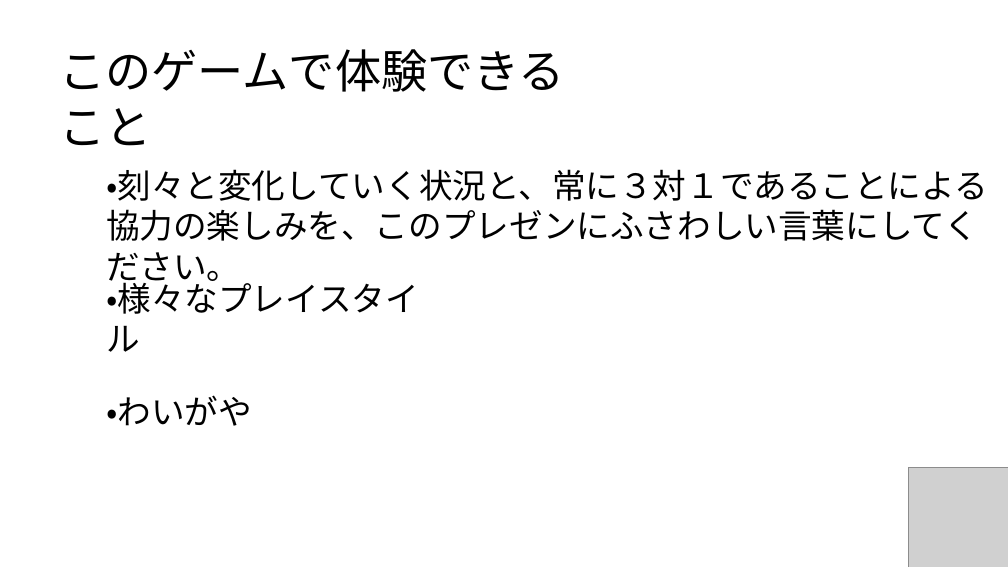
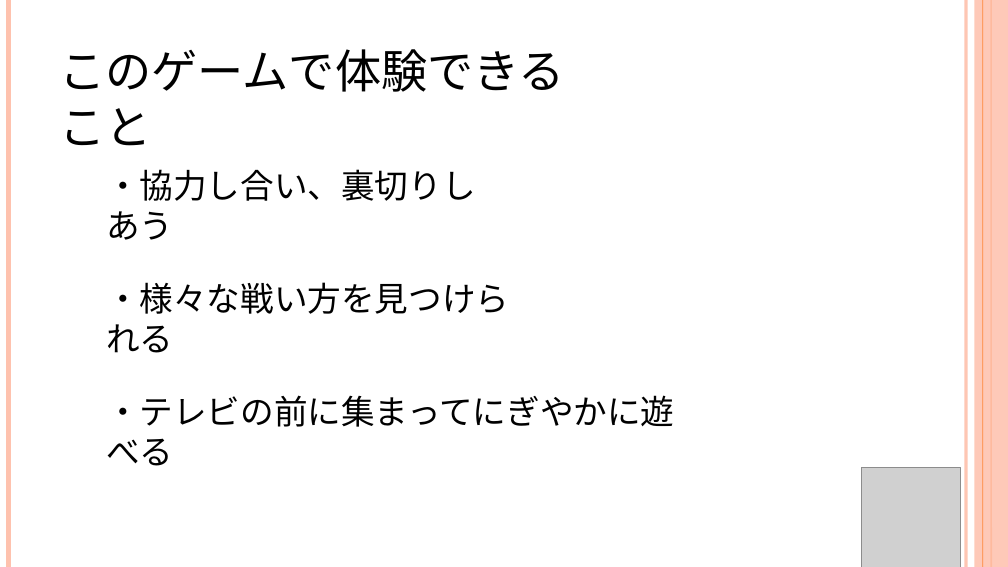
Before and after one commit to CaseStudyG18/master, a slide deck: slide 12 of プレゼン/G18_プレゼン用PWP.pptx. Drawn at 1008x567 pixels with LibreOffice and Linux fonts; fonts in the diff are those of the drawing; grey boxes stand for pictures. Boxes give left, top, right and bottom in pixels: in the first picture for what was removed or moved away, otherwise in the second. Text is boxed around its words. In the diff, an @@ line names an element or a change of style, - is before the commit and + after.

Commit message:
最新っぽいプレゼン用パワポをmasterのプレゼンフォルダに入れました。

```diff
--- a/プレゼン/G18_プレゼン用PWP.pptx
+++ b/プレゼン/G18_プレゼン用PWP.pptx
@@ line added from (8, 0) to (8, 567), #FEC3AE 4.5 pt @@
@@ line added from (966, 0) to (966, 567), #FEC3AE 3 pt @@
@@ rectangle added at (x1=975, y1=0, x2=1008, y2=567), fill #FEC3AE at 87% opacity @@
@@ line added from (983, 0) to (983, 567), #FE8637 0.75 pt @@
@@ line added from (991, 0) to (991, 567), #FE8637 1.5 pt @@
@@ text at (x1=106, y1=169, x2=476, y2=240): text changed; font Calibri to Noto Sans CJK JP @@
-・刻々と変化していく状況と、常に３対１であることによる
-協力の楽しみを、このプレゼンにふさわしい言葉にしてください。
+・協力し合い、裏切りしあう
@@ text at (x1=106, y1=282, x2=509, y2=353): text changed; font Calibri to Noto Sans CJK JP @@
-・様々なプレイスタイル
+・様々な戦い方を見つけられる
@@ text at (x1=106, y1=395, x2=674, y2=466): text changed; font Calibri to Noto Sans CJK JP @@
-・わいがや
+・テレビの前に集まってにぎやかに遊べる
@@ picture moved from (x1=909, y1=467, x2=1008, y2=567) to (x1=861, y1=467, x2=961, y2=567) @@
```
Also in this commit, not shown: 10 other slides changed, 1 slide added, 2 slides removed.
